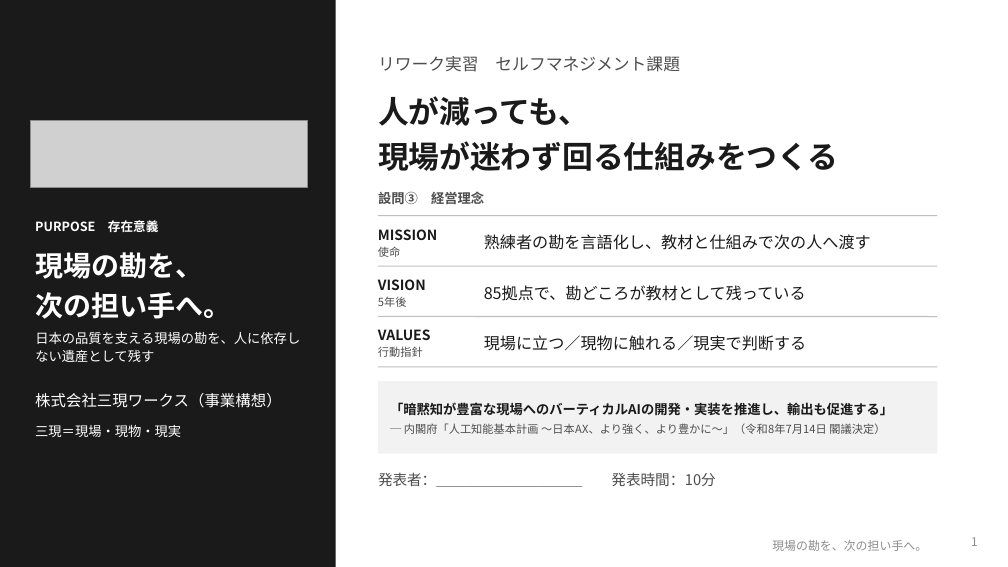
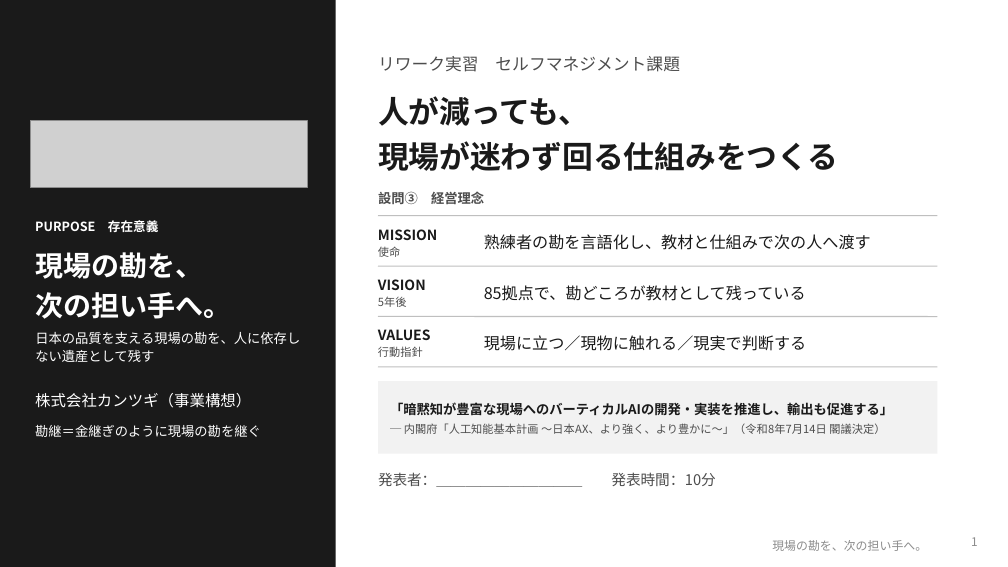
Before and after one commit to SEITOSHIKI/-ai-commute-audio-, a slide deck: slide 1 of deck/セルフマネジメント課題_事業構想プレゼン.pptx. Drawn at 1008x567 pixels with LibreOffice and Linux fonts; fonts in the diff are those of the drawing; grey boxes stand for pictures; background and template pictures are left out. Boxes give left, top, right and bottom in pixels: in the first picture for what was removed or moved away, otherwise in the second. Text is boxed around its words. In the diff, an @@ line names an element or a change of style, - is before the commit and + after.

```diff
--- a/deck/セルフマネジメント課題_事業構想プレゼン.pptx
+++ b/deck/セルフマネジメント課題_事業構想プレゼン.pptx
@@ text at <box>35,393,251,408</box>: text changed @@
-株式会社三現ワークス（事業構想）
+株式会社カンツギ（事業構想）
@@ text at <box>35,425,261,437</box>: text changed @@
-三現＝現場・現物・現実
+勘継＝金継ぎのように現場の勘を継ぐ
```
Also in this commit, not shown: 1 other slide changed, 38 other files.
